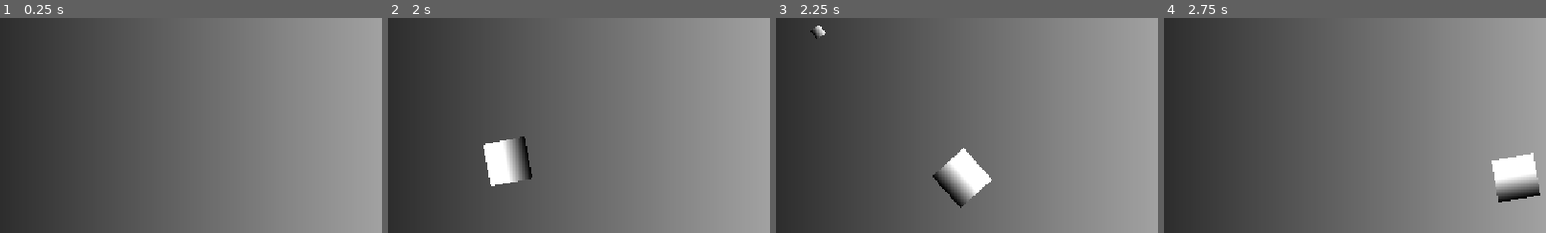
Above: before the commit, frames 1-4 (left to right).
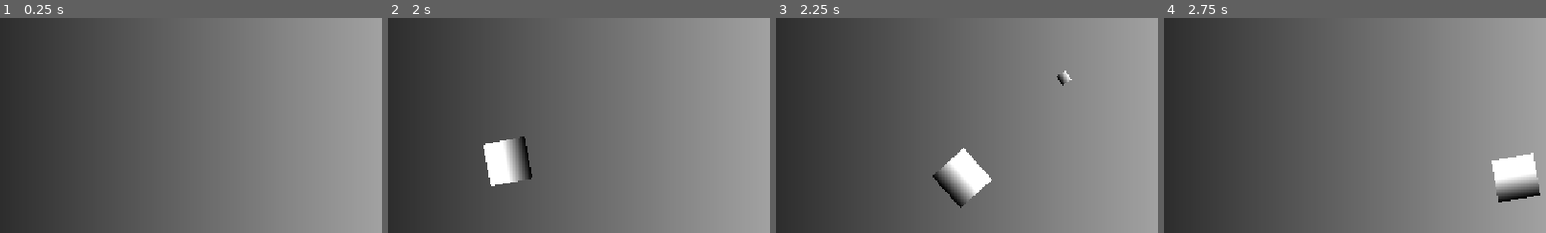
Above: after the commit, the same moments.

Repository: melfdebt/itmo
Game: Godot game, scene res://grass.tscn
The game is run twice, just before and just after one commit, with the same random seed, the same clock (stepped at 60 frames per second) and the same inputs.
Inputs (mouse positions are % of the whole screen's width and height, from its top left):
- Up to frame 1 (0.25 s): no input
- Up to frame 2 (2 s): tap Enter at 0.5 s; move the mouse to (72, 45) at 0.52 s; hold D (move_right) 0.53-1.28 s; click (72, 45) at 0.6 s; move the mouse to (30, 55) at 1.27 s; hold S (move_down) from 1.28 s (still down); click (30, 55) at 1.35 s
- Up to frame 3 (2.25 s): move the mouse to (60, 28) at 2.02 s; release S (move_down) at 2.03 s; hold D (move_right) from 2.03 s (still down); click (60, 28) at 2.1 s
- Up to frame 4 (2.75 s): keep holding D (move_right)
The pictures show only the part of the screen within x 17-67%, y 21-71%; the shares and areas given below are measured in that part.

Frames 1-2 are identical in both runs. In frame 3, 0.2% of the frame differs, in the area x 9-78%, y 3-32%; in frame 4, nothing differs.

Commit message:
Add files via upload

Diff:
--- a/основы программирования п1/bullet.gd
+++ b/основы программирования п1/bullet.gd
@@ -11,4 +11,9 @@
 
 # Called every frame. 'delta' is the elapsed time since the previous frame.
 func _process(delta: float) -> void:
-	position+= speed_of_flight*Vector2.UP.rotated(rotation)*delta
+	position+= speed_of_flight*Vector2.UP.rotated(rotation + PI/2)*delta
+
+
+func _on_area_2d_area_entered(area: Area2D) -> void:
+	print("collided")
+	self.queue_free()
--- a/основы программирования п1/bullet.tscn
+++ b/основы программирования п1/bullet.tscn
@@ -21,3 +21,5 @@
 [node name="CollisionShape2D" type="CollisionShape2D" parent="Area2D" unique_id=1759103521]
 position = Vector2(-0.5, -0.5)
 shape = SubResource("RectangleShape2D_ntbkr")
+
+[connection signal="area_entered" from="Area2D" to="." method="_on_area_2d_area_entered"]
--- a/основы программирования п1/project.godot
+++ b/основы программирования п1/project.godot
@@ -1,3 +1,11 @@
+; Engine configuration file.
+; It's best edited using the editor UI and not directly,
+; since the parameters that go here are not all obvious.
+;
+; Format:
+;   [section] ; section goes between []
+;   param=value ; assign values to parameters
+
 config_version=5
 
 [application]
